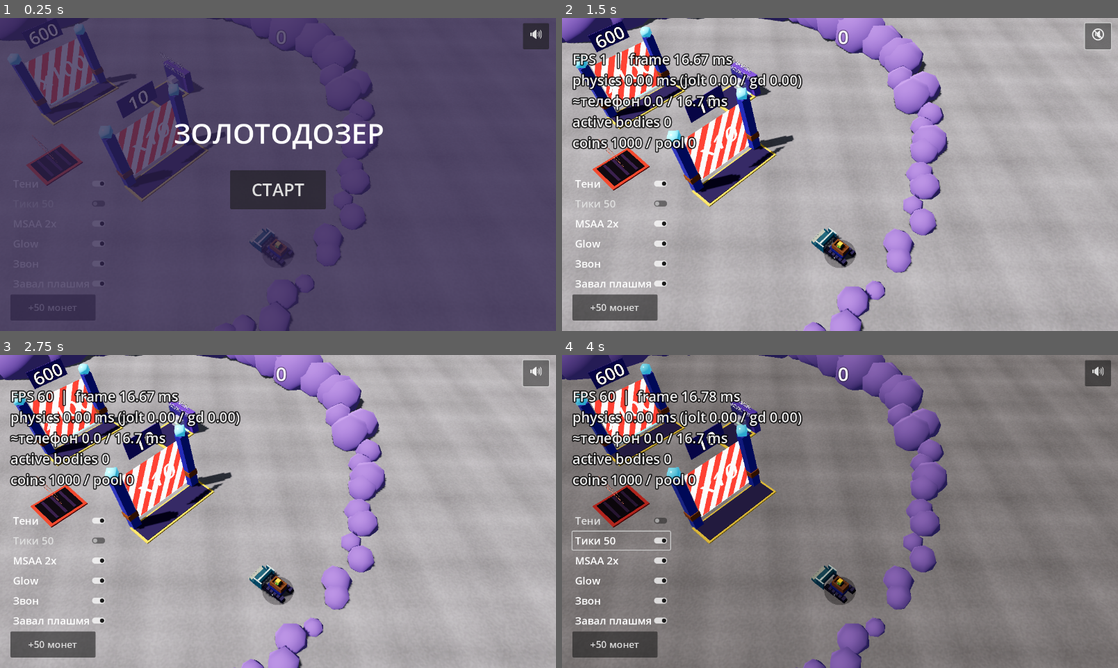
Above: before the commit, frames 1-4 (two rows, left to right).
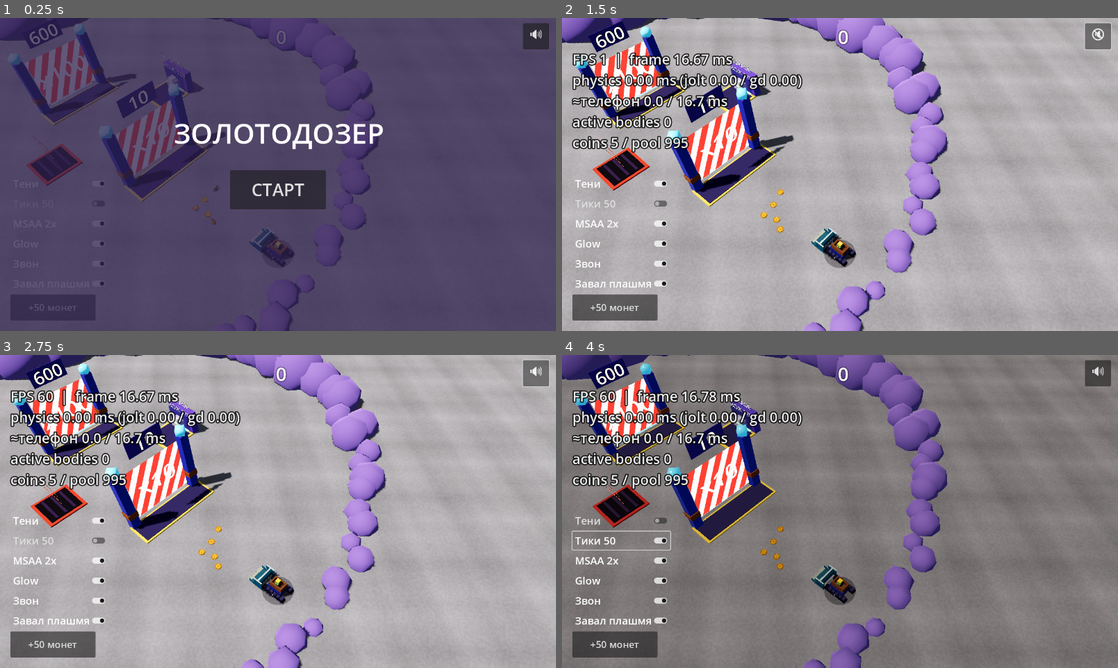
Above: after the commit, the same moments.

Repository: ui99ru/gold-harvester
Game: Godot game, scene res://scenes/game.tscn
Same seed, same stepped clock (60 frames per second), same inputs: the game is played once before the commit and once after it.
Inputs:
- Up to frame 1 (0.25 s): no input
- Up to frame 2 (1.5 s): click "СТАРТ" at 0.5 s; click "🔊" at 1.25 s
- Up to frame 3 (2.75 s): click "🔇" at 2 s
- Up to frame 4 (4 s): click "Тени" at 2.75 s; click "Тики 50" at 3.5 s

The runs differ from the first frame. In frame 1, less than 0.1% of the frame differs, in the area x 34-40%, y 53-66%; in frame 2, 0.6%, in the area x 8-40%, y 37-69%; in frame 3, 0.6%; in frame 4, 0.6%.
Error before the commit: Parse Error: Could not find type "ConvexHullShape3D" in the current scope. (res://scripts/coin.gd:38)

Commit message:
fix(godot): ConvexPolygonShape3D (не ConvexHullShape3D) + гейт смоука
CI-смоук поймал: coin.gd не компилировался — в Godot класс выпуклой
оболочки называется ConvexPolygonShape3D, а ConvexHullShape3D — имя из
Jolt/Bullet. Из-за этого монеты не создавались, числа прошлого прогона
мусорные, и APK b154a6b был сломан.

Также perf-smoke теперь печатает сводку SMOKE RESULTS и ПАДАЕТ на любых
script/runtime-ошибках, чтобы сломанная сборка не выдавала мусорные числа.

https://claude.ai/code/session_01UZ8WSJhHHqHgisrGLfaC5C

Diff:
--- a/godot/scripts/coin.gd
+++ b/godot/scripts/coin.gd
@@ -35,7 +35,7 @@
 # dynamic-солвера Jolt, но коллайдер и видима). Возврат в dynamic при подъезде.
 var dormant := false
 
-static var _shape: ConvexHullShape3D
+static var _shape: ConvexPolygonShape3D
 static var _mesh: CylinderMesh
 static var _material: StandardMaterial3D
 static var _phys_material: PhysicsMaterial
@@ -48,7 +48,7 @@
 	# цилиндр-цилиндр контакты дорогие (док Jolt рекомендует convex hull), и при
 	# давке в ковше их цена взрывается. Rapier (web) цилиндры считает дёшево —
 	# отсюда разрыв 1000 монет@11мс (web) против 150@500мс (наш Jolt). Меш — диск.
-	_shape = ConvexHullShape3D.new()
+	_shape = ConvexPolygonShape3D.new()  # Godot-имя выпуклой оболочки (НЕ ConvexHullShape3D — это Jolt/Bullet)
 	var hull_pts := PackedVector3Array()
 	var sides := 12
 	for i in sides:
Not shown, changed: .github/workflows/perf-smoke.yml
